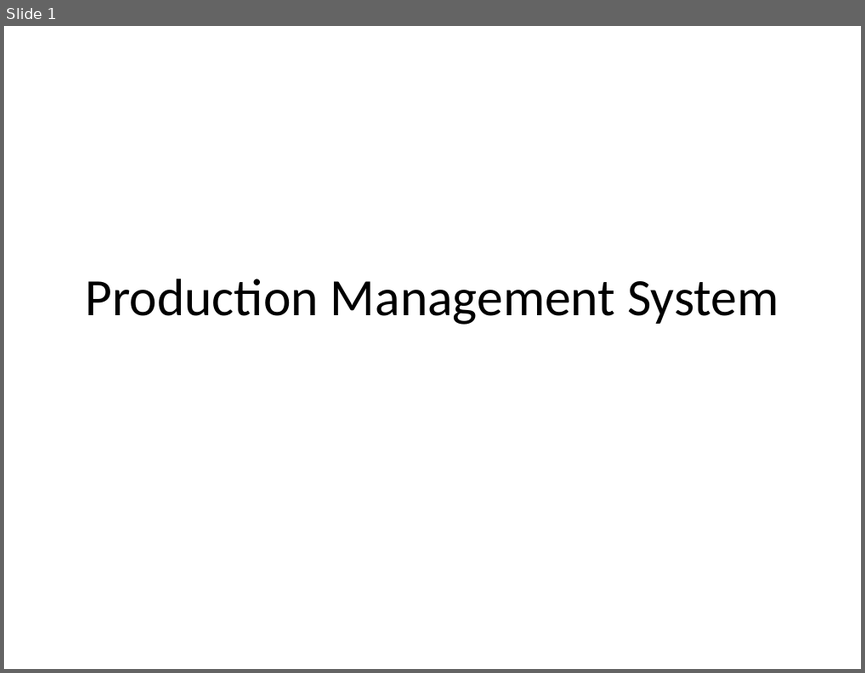
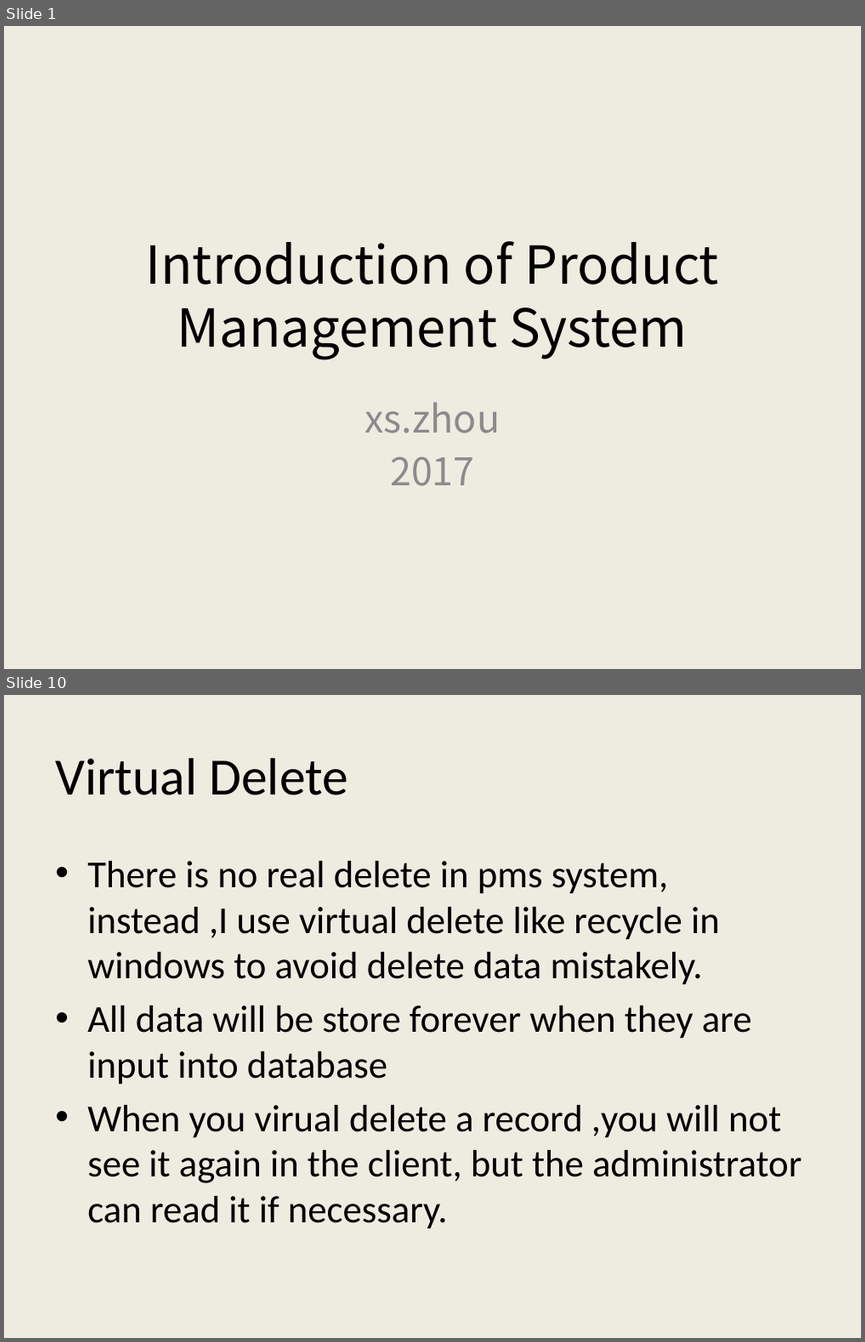
Before and after one commit to AlecSPb/PMS, a slide deck: PMSClient/Resource/Files/pmshelp_en.pptx. Shown one above the other, each under a label of ours: slide 1 before the commit, slides 1 and 10 after it; the slides between them are not shown. The pictures are 865x673 and 865x1342 pixels, drawn with LibreOffice and Linux fonts; fonts in the diff are those of the drawing. Boxes give left, top, right and bottom in pixels: in the first picture for what was removed or moved away, otherwise in the second. Text is boxed around its words. In the diff, an @@ line names an element or a change of style, - is before the commit and + after.

```diff
--- a/PMSClient/Resource/Files/pmshelp_en.pptx
+++ b/PMSClient/Resource/Files/pmshelp_en.pptx
@@ slide 10 added at (4, 695, 861, 1338), background #EEECE1 @@
@@ title added at (55, 758, 348, 795), 44 pt, text #000000 @@
+Virtual Delete
@@ text added at (87, 861, 801, 1229), 32 pt, text #000000 @@
+• There is no real delete in pms system, instead ,I use virtual delete like recycle in windows to avoid delete data mistakely.
+• All data will be store forever when they are input into database
+• When you virual delete a record ,you will not see it again in the client, but the administrator can read it if necessary.
@@ slide 1 changed as well @@
@@ background #FFFFFF to #EEECE1 @@
@@ title at (145, 241, 719, 360): text changed; font Calibri to Noto Sans CJK SC @@
-Production Management System
+Introduction of Product Management System
@@ subtitle added at (365, 402, 500, 486), 32 pt, text #8C8C8C @@
+xs.zhou
+2017
```
Also in this commit, not shown: 1 other slide changed, 11 other slides added, 10 slides removed, 1 other file.
